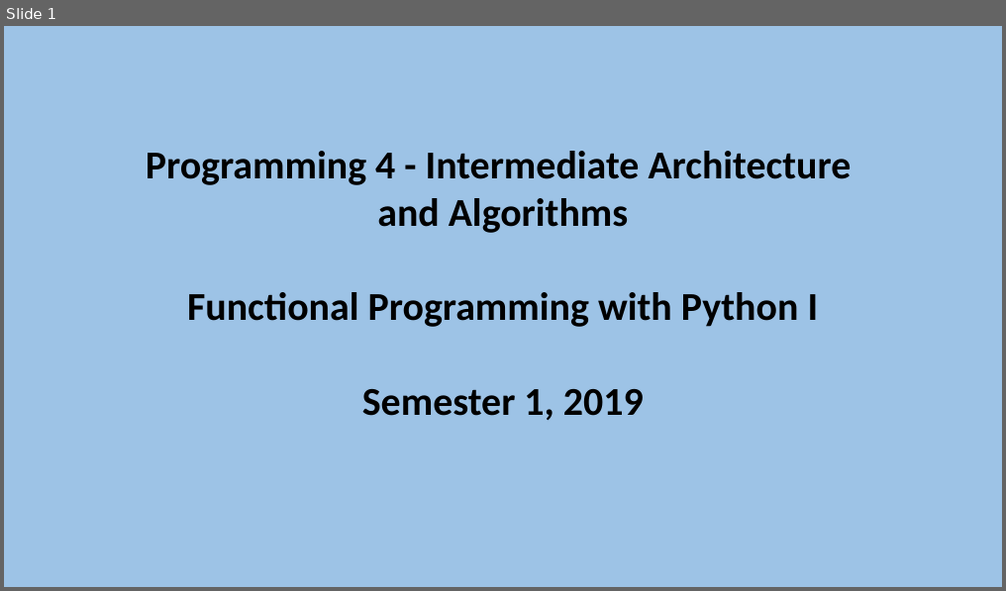
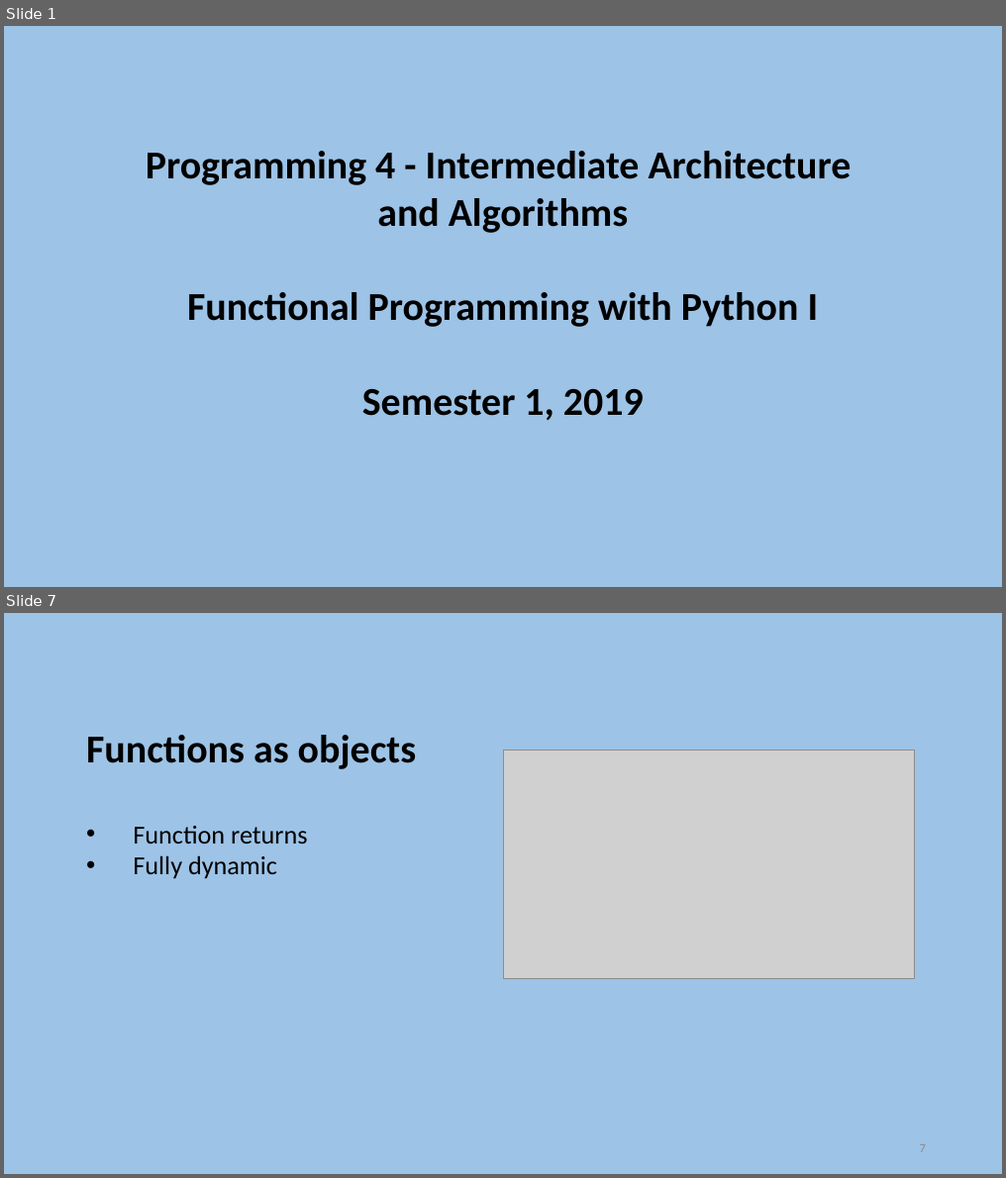
Before and after one commit to szetko/course-materials, a slide deck: Programming 4/Week 12/S1. Functional Programming with Python I.pptx. Shown one above the other, each under a label of ours: slide 1 before the commit, slides 1 and 7 after it; the slides between them are not shown. The pictures are 1006x591 and 1006x1178 pixels, drawn with LibreOffice and Linux fonts; fonts in the diff are those of the drawing; grey boxes stand for pictures. Boxes give left, top, right and bottom in pixels: in the first picture for what was removed or moved away, otherwise in the second. Text is boxed around its words. In the diff, an @@ line names an element or a change of style, - is before the commit and + after.

```diff
--- a/Programming 4/Week 12/S1. Functional Programming with Python I.pptx
+++ b/Programming 4/Week 12/S1. Functional Programming with Python I.pptx
@@ slide 7 added at box(4, 613, 1002, 1174), background #9DC3E6 @@
@@ text added at box(86, 735, 417, 879), 25 pt, text #000000 @@
+Functions as objects
+    • Function returns
+    • Fully dynamic
@@ picture added at box(503, 750, 915, 979) @@
@@ page number added at box(920, 1145, 926, 1153), 12 pt, text #8C8C8C @@
+7
```
Also in this commit, not shown: 13 other slides added, 4 other files.
